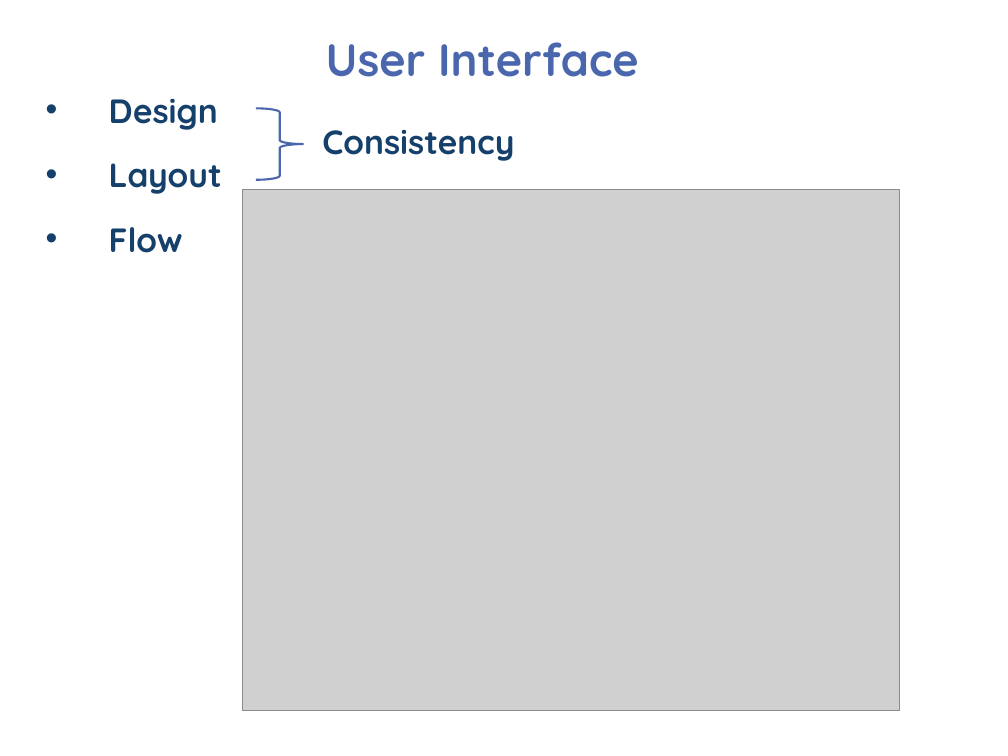
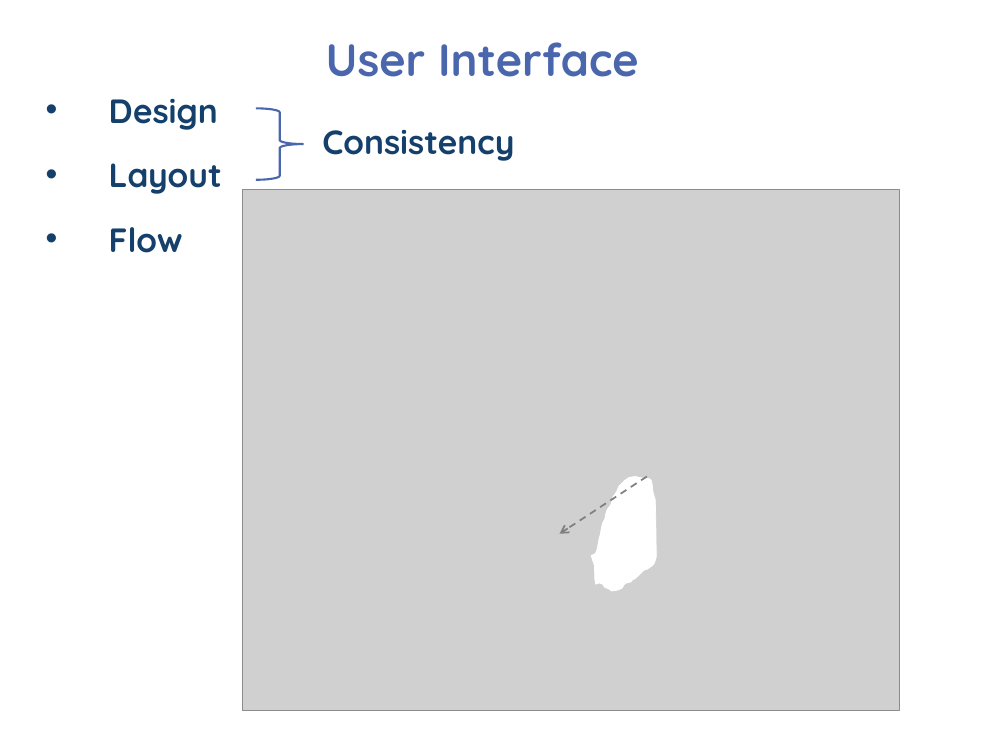
Before and after one commit to psengelke/linphone-android-group-chat, a slide deck: slide 8 of Project Documentation/Demos/Demo 03/Demo 03.pptx. Drawn at 1008x756 pixels with LibreOffice and Linux fonts; fonts in the diff are those of the drawing; grey boxes stand for pictures; background and template pictures are left out. Boxes give left, top, right and bottom in pixels: in the first picture for what was removed or moved away, otherwise in the second. Text is boxed around its words. In the diff, an @@ line names an element or a change of style, - is before the commit and + after.

```diff
--- a/Project Documentation/Demos/Demo 03/Demo 03.pptx
+++ b/Project Documentation/Demos/Demo 03/Demo 03.pptx
@@ arrow added from (647, 477) to (559, 534), #808080 1.25 pt dashed @@
@@ freeform shape added at (591,477,656,592), fill #FFFFFF, outline #FFFFFF 0.5 pt @@
```
Also in this commit, not shown: 22 other files.
